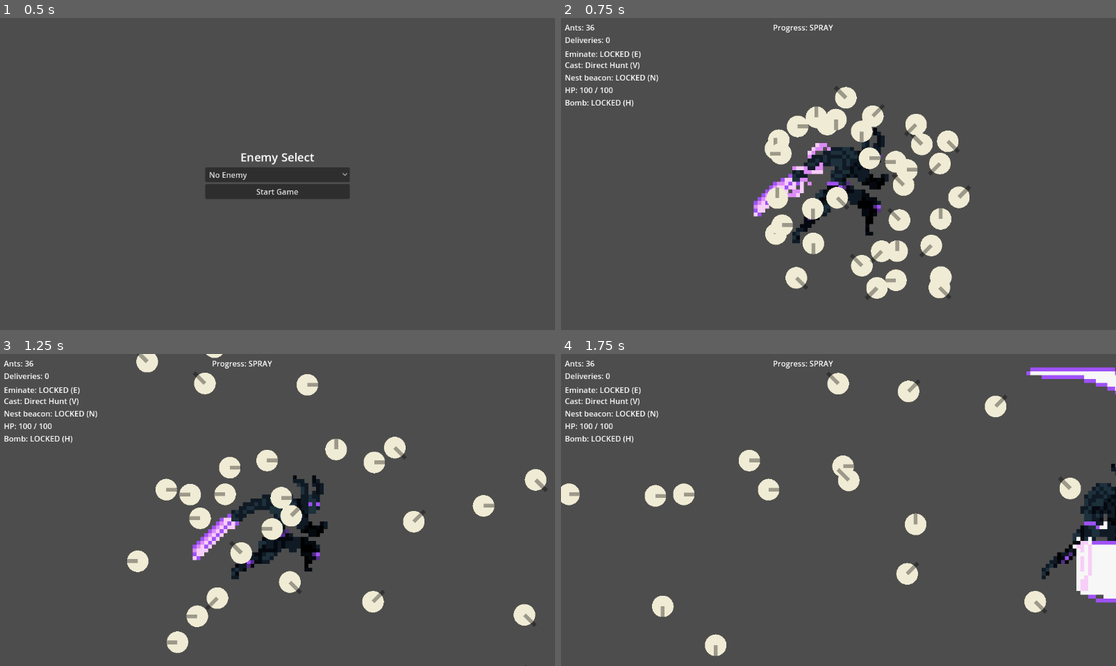
Above: before the commit, frames 1-4 (two rows, left to right).
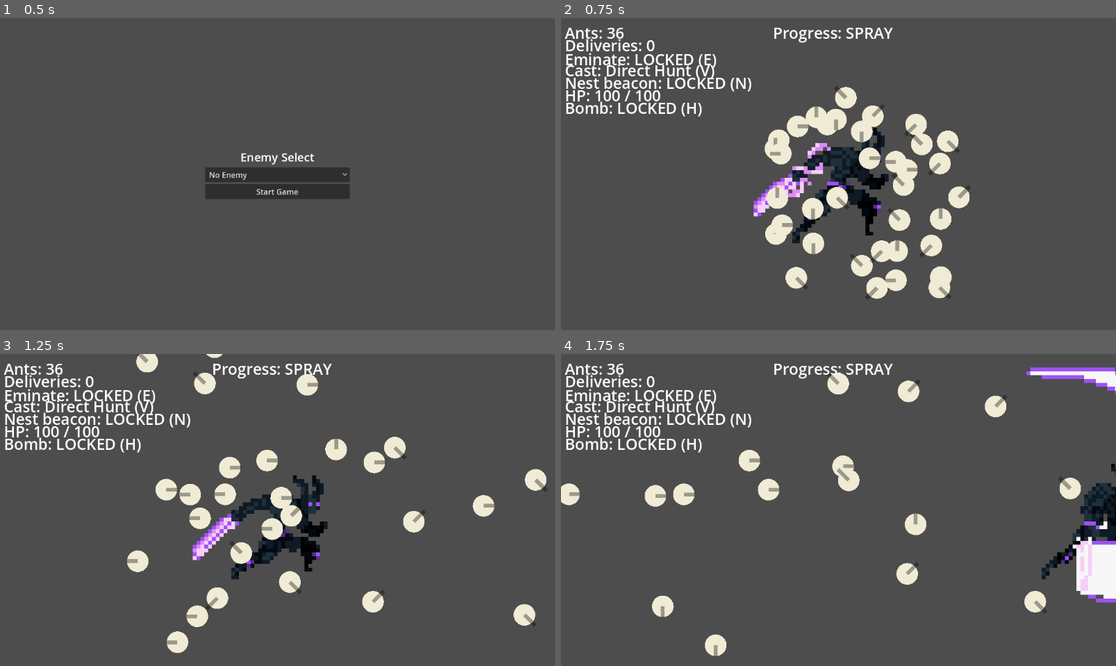
Above: after the commit, the same moments.

Repository: Luffy-design-AJ/Projects-MIT
Game: Godot game, scene res://main_menu.tscn
The game is run twice, just before and just after one commit, with the same random seed, the same clock (stepped at 60 frames per second) and the same inputs.
Inputs (mouse positions are in pixels of both pictures, inside the frame that each line leads up to):
- Up to frame 1 (0.5 s): no input
- Up to frame 2 (0.75 s): click "Start Game" at 0.5 s
- Up to frame 3 (1.25 s): no input
- Up to frame 4 (1.75 s): tap Enter at 1.25 s; move the mouse to (960, 494) at 1.27 s; hold Right (move_right) from 1.28 s (still down); tap C (Attack) at 1.35 s

Frame 1 is identical in both runs. In frame 2, 3.4% of the frame differs, in the area x 0-60%, y 2-32%; in frame 3, 3.4%; in frame 4, 3.4%.

Commit message:
Increase HUD text size to 32 (2x)

Diff:
--- a/game.tscn
+++ b/game.tscn
@@ -31,7 +31,7 @@
 offset_top = 8.0
 offset_right = 260.0
 offset_bottom = 34.0
-theme_override_font_sizes/font_size = 16
+theme_override_font_sizes/font_size = 32
 text = "Ants: 0"
 
 [node name="StrengthLabel" type="Label" parent="CanvasLayer"]
@@ -39,7 +39,7 @@
 offset_top = 34.0
 offset_right = 260.0
 offset_bottom = 60.0
-theme_override_font_sizes/font_size = 16
+theme_override_font_sizes/font_size = 32
 text = "Deliveries: 0"
 
 [node name="EminateModeLabel" type="Label" parent="CanvasLayer"]
@@ -47,7 +47,7 @@
 offset_top = 63.0
 offset_right = 357.0
 offset_bottom = 86.0
-theme_override_font_sizes/font_size = 16
+theme_override_font_sizes/font_size = 32
 text = "Eminate: attract (E)"
 
 [node name="CastLabel" type="Label" parent="CanvasLayer"]
@@ -55,7 +55,7 @@
 offset_top = 86.0
 offset_right = 340.0
 offset_bottom = 112.0
-theme_override_font_sizes/font_size = 16
+theme_override_font_sizes/font_size = 32
 text = "Cast: Direct Hunt (V)"
 
 [node name="NestPheromoneLabel" type="Label" parent="CanvasLayer"]
@@ -63,7 +63,7 @@
 offset_top = 112.0
 offset_right = 340.0
 offset_bottom = 138.0
-theme_override_font_sizes/font_size = 16
+theme_override_font_sizes/font_size = 32
 text = "Nest pheromone: ON (N)"
 
 [node name="HPLabel" type="Label" parent="CanvasLayer"]
@@ -71,7 +71,7 @@
 offset_top = 138.0
 offset_right = 340.0
 offset_bottom = 164.0
-theme_override_font_sizes/font_size = 16
+theme_override_font_sizes/font_size = 32
 text = "HP: 100 / 100"
 
 [node name="BombModeLabel" type="Label" parent="CanvasLayer"]
@@ -79,7 +79,7 @@
 offset_top = 164.0
 offset_right = 340.0
 offset_bottom = 190.0
-theme_override_font_sizes/font_size = 16
+theme_override_font_sizes/font_size = 32
 text = "Bomb: attract (H)"
 
 [node name="ProgressStageLabel" type="Label" parent="CanvasLayer"]
@@ -87,7 +87,7 @@
 offset_top = 8.0
 offset_right = 700.0
 offset_bottom = 34.0
-theme_override_font_sizes/font_size = 16
+theme_override_font_sizes/font_size = 32
 text = "Progress: SPRAY"
 
 [node name="SwarmWorld" type="Node2D" parent="."]
